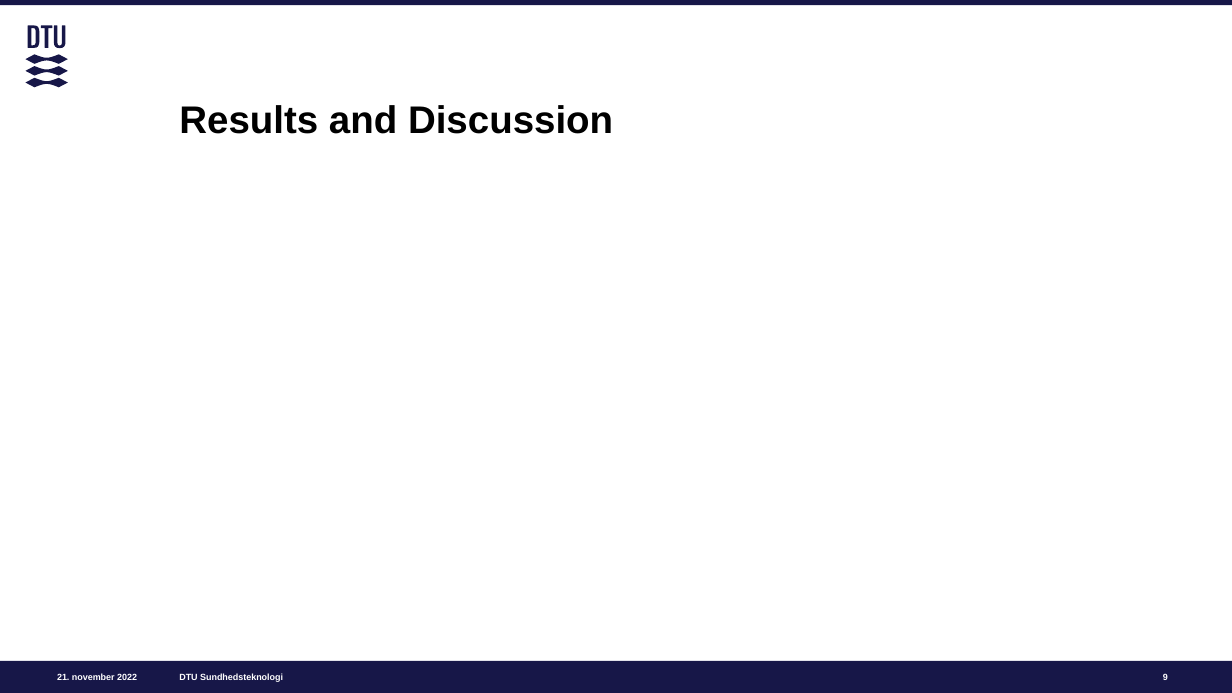
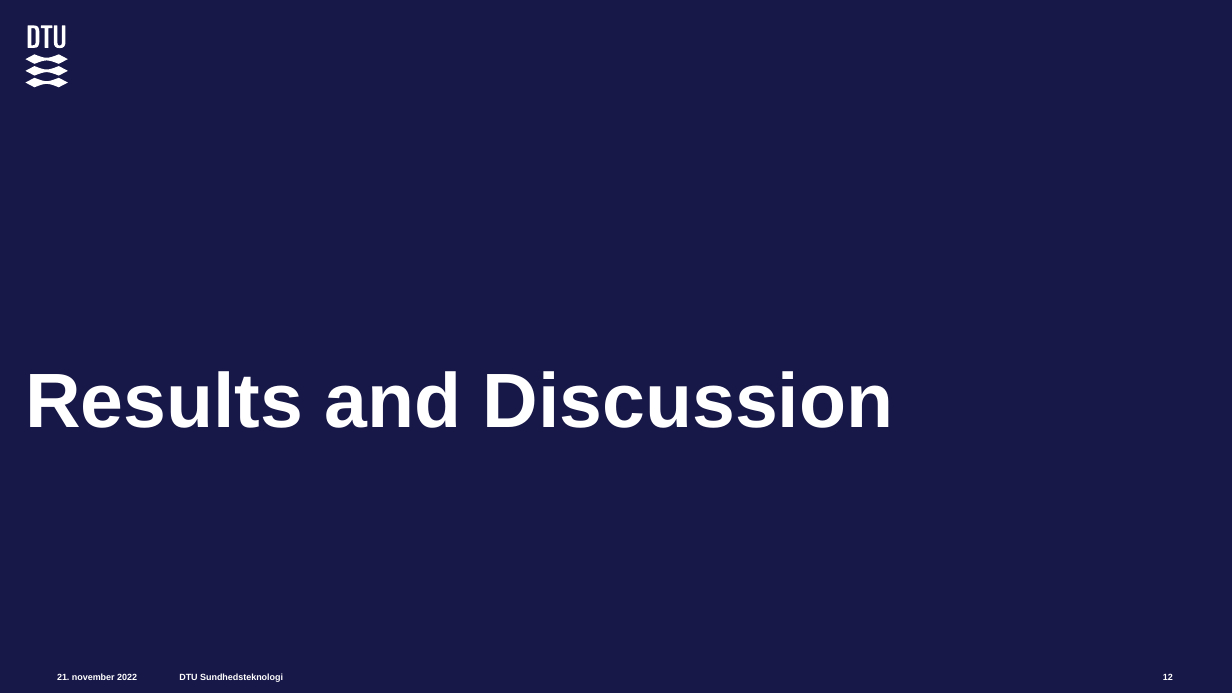
Before and after one commit to m-nguyen98/bsc_project, a slide deck: slide 12 of papers/BSc_Presentation.pptx (slide 9 before the commit). Drawn at 1232x693 pixels with LibreOffice and Linux fonts; fonts in the diff are those of the drawing. Boxes give left, top, right and bottom in pixels: in the first picture for what was removed or moved away, otherwise in the second. Text is boxed around its words. In the diff, an @@ line names an element or a change of style, - is before the commit and + after.

```diff
--- a/papers/BSc_Presentation.pptx
+++ b/papers/BSc_Presentation.pptx
@@ background #FFFFFF to #171748 @@
@@ freeform shape at <box>26,26,68,88</box>: fill #171748 to #FFFFFF @@
@@ title "Results and Discussion": place and size @@
-title "Results and Discussion" at <box>179,105,613,134</box>
+title "Results and Discussion" at <box>25,371,894,428</box>
@@ title "Results and Discussion" at <box>25,371,894,428</box>: size 30 to 60 pt, text colour #000000 to #FFFFFF; line spacing 1 to 0.93; vertical alignment bottom to top @@
@@ page number at <box>1163,674,1173,680</box>: text changed @@
-9
+12
```
Also in this commit, not shown: 3 other slides changed, 11 slides added, 4 slides removed.
